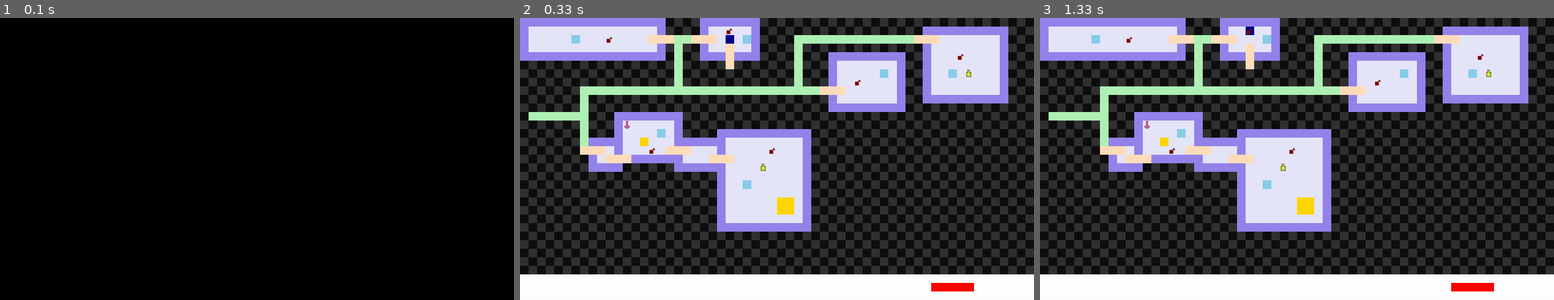
Above: before the commit, frames 1-3 (left to right).
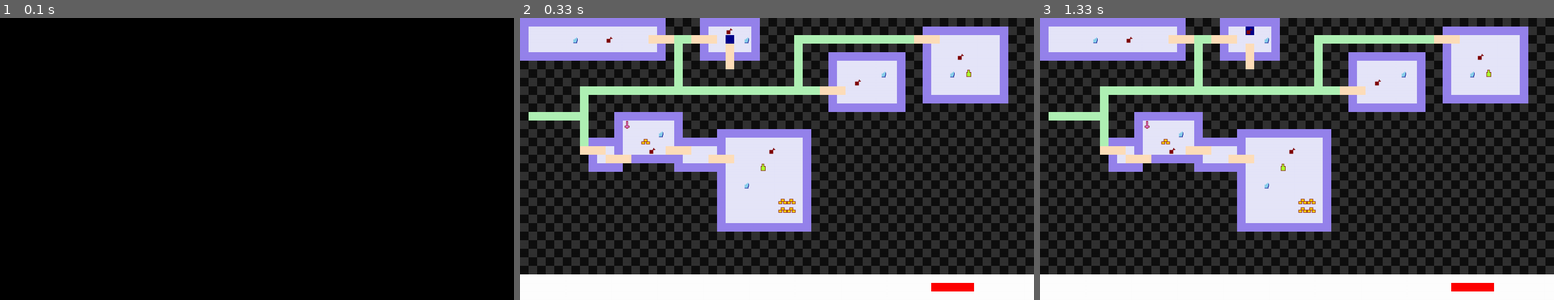
Above: after the commit, the same moments.

Repository: alice-ch/AP_Hackathon
Game: pygame game, started from main.py
Two runs of this game, one before a commit and one after it. Both use one fixed random seed, a clock stepped at 60 frames per second and the inputs below.
Inputs:
- Up to frame 1 (0.1 s): no input
- Up to frame 2 (0.33 s): no input
- Up to frame 3 (1.33 s): hold Right 0.33-0.8 s; hold Up 0.83-1.3 s

Frame 1 is identical in both runs. In frame 2, 0.5% of the frame differs, in the area x 10-85%, y 6-70%; in frame 3, 0.5%.

Commit message:
dessins 2

Diff:
--- a/main.py
+++ b/main.py
@@ -155,8 +155,18 @@
         for i in range (len(WATERx)):
             x = WATERx[i] * TILES_SIZE
             y = WATERy[i] * TILES_SIZE
-            rect = pygame.Rect(y, x, TILES_SIZE, TILES_SIZE)
-            pygame.draw.rect(self.screen,WATER_COLOUR,rect)
+            rect1 = pygame.Rect(y + 4, x + 9, 7, 7)
+            rect2 = pygame.Rect(y + 7, x + 7, 5, 5)
+            rect3 = pygame.Rect(y + 10, x + 5, 2, 2)
+            rect01 = pygame.Rect(y + 4, x + 9, 8, 8)
+            rect02 = pygame.Rect(y + 7, x + 7, 6, 6)
+            rect03 = pygame.Rect(y + 9, x + 8, 3, 3)
+            pygame.draw.rect(self.screen,(0, 0, 139),rect01)
+            pygame.draw.rect(self.screen,(0, 0, 139),rect02)
+            pygame.draw.rect(self.screen,(0, 0, 139),rect03)
+            pygame.draw.rect(self.screen,WATER_COLOUR,rect1)
+            pygame.draw.rect(self.screen,WATER_COLOUR,rect2)
+            pygame.draw.rect(self.screen,WATER_COLOUR,rect3)
             self.forbidden_cases[WATERx[i]][WATERy[i]]= 3
 
             #food
@@ -175,8 +185,18 @@
         for i in range (len(MONEYx)):
             x = MONEYx[i] * TILES_SIZE
             y = MONEYy[i] * TILES_SIZE
-            rect = pygame.Rect(y, x, TILES_SIZE, TILES_SIZE)
-            pygame.draw.rect(self.screen,MONEY_COLOUR,rect)
+            rect1 = pygame.Rect(y + 4, x + 9, 6, 4)
+            rect2 = pygame.Rect(y + 9, x + 4, 6, 4)
+            rect3 = pygame.Rect(y + 14, x + 9, 6, 4)
+            rect01 = pygame.Rect(y + 3, x + 8, 8, 6)
+            rect02 = pygame.Rect(y + 8, x + 3, 8, 6)
+            rect03 = pygame.Rect(y + 13, x + 8, 8, 6)
+            pygame.draw.rect(self.screen,FOOD_COLOUR,rect01)
+            pygame.draw.rect(self.screen,FOOD_COLOUR,rect02)
+            pygame.draw.rect(self.screen,FOOD_COLOUR,rect03)
+            pygame.draw.rect(self.screen,MONEY_COLOUR,rect1)
+            pygame.draw.rect(self.screen,MONEY_COLOUR,rect2)
+            pygame.draw.rect(self.screen,MONEY_COLOUR,rect3)
             self.forbidden_cases[MONEYx[i]][MONEYy[i]]= 5
 
     def display_life(self):
@@ -271,7 +291,6 @@
                     game.piece.deplacement = 3
                 if event.key == pygame.K_DOWN:
                     game.piece.deplacement = 4
-        print(game.forbidden_cases)
         game.update()
         game.display()
         pygame.display.update()
